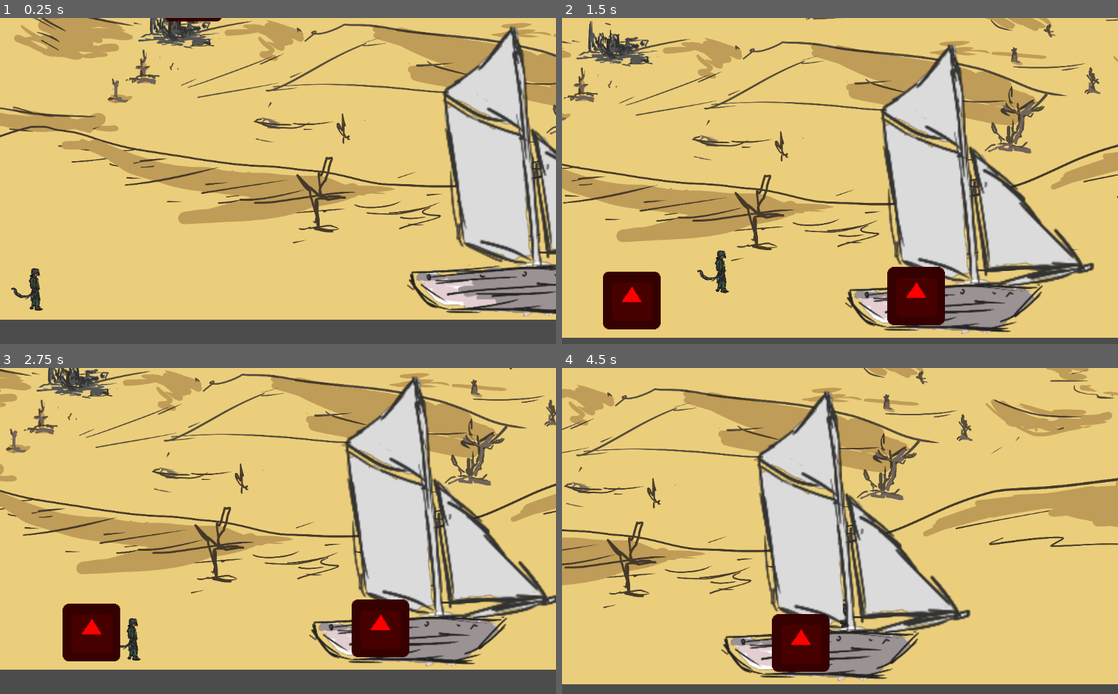
Above: before the commit, frames 1-4 (two rows, left to right).
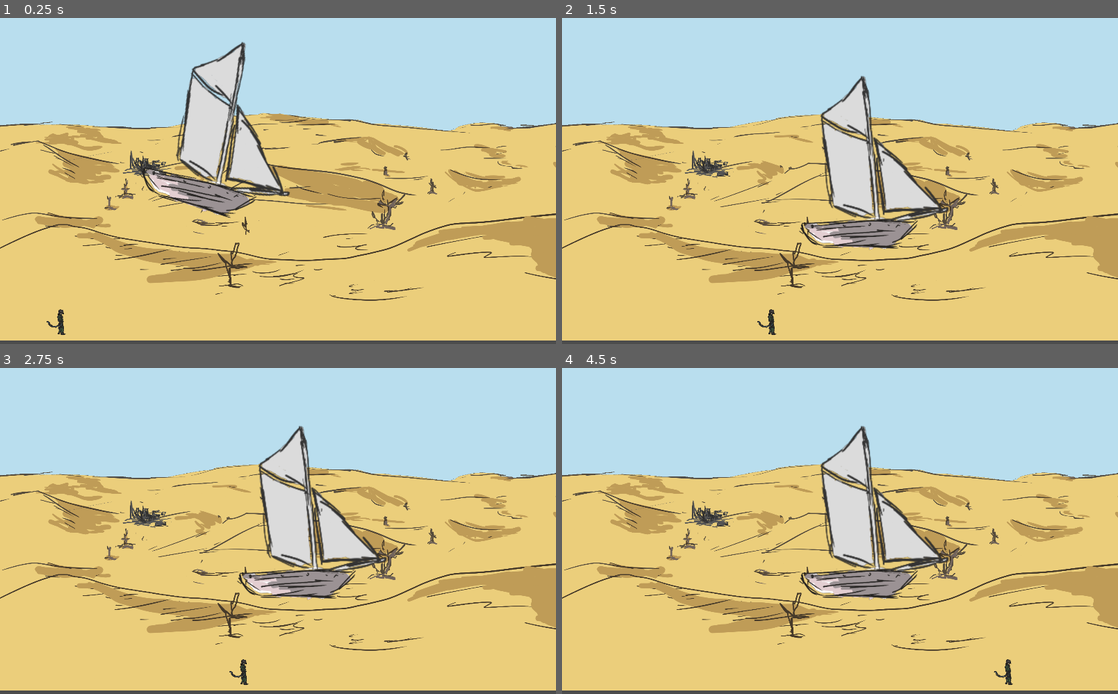
Above: after the commit, the same moments.

Repository: Raidez/through-the-sands-deprecated
Game: Godot game, scene res://scenes/Main.tscn
Two runs of this game, one before a commit and one after it. Both use one fixed random seed, a clock stepped at 60 frames per second and the inputs below. The engine's default icon, where the game draws it, is replaced by a stand-in: a white triangle on a blue panel in a dark square.
Inputs:
- Up to frame 1 (0.25 s): no input
- Up to frame 2 (1.5 s): hold Right (move_right) from 0.53 s (still down); tap Space (jump) at 0.77 s
- Up to frame 3 (2.75 s): tap Space (jump) at 1.52 s; release Right (move_right) at 2.03 s; hold Left (move_left) from 2.03 s (still down)
- Up to frame 4 (4.5 s): release Left (move_left) at 2.78 s; hold Right (move_right) 2.78-4.28 s; tap Space (jump) at 3.02, 3.77 s; hold Left (move_left) from 4.28 s (still down)

The runs differ from the first frame. In frame 1, 64% of the frame differs, in the area x 0-100%, y 0-99%; in frame 2, 68%; in frame 3, 72%; in frame 4, 64%.

Commit message:
- correction du mouvement du bateau

Diff:
--- a/project.godot
+++ b/project.godot
@@ -7,6 +7,22 @@
 ;   param=value ; assign values to parameters
 
 config_version=4
+
+_global_script_classes=[ {
+"base": "KinematicBody2D",
+"class": "Player",
+"language": "GDScript",
+"path": "res://scripts/Player.gd"
+}, {
+"base": "KinematicBody2D",
+"class": "Ship",
+"language": "GDScript",
+"path": "res://scripts/Ship.gd"
+} ]
+_global_script_class_icons={
+"Player": "",
+"Ship": ""
+}
 
 [application]
 
--- a/scenes/Main.tscn
+++ b/scenes/Main.tscn
@@ -4,10 +4,12 @@
 [ext_resource path="res://assets/background.png" type="Texture" id=2]
 [ext_resource path="res://scenes/Ship.tscn" type="PackedScene" id=3]
 [ext_resource path="res://scripts/Camera2D.gd" type="Script" id=4]
-[ext_resource path="res://scenes/Crate.tscn" type="PackedScene" id=5]
 
 [sub_resource type="RectangleShape2D" id=1]
 extents = Vector2( 552.5, 15 )
+
+[sub_resource type="RectangleShape2D" id=2]
+extents = Vector2( 310.486, 10 )
 
 [node name="Main" type="Node2D"]
 
@@ -36,18 +38,22 @@
 position = Vector2( 108, 557 )
 
 [node name="Ship" parent="." instance=ExtResource( 3 )]
-position = Vector2( 663, 422 )
+position = Vector2( 416, 170 )
 
 [node name="Camera2D" type="Camera2D" parent="."]
 visible = false
-current = true
 zoom = Vector2( 0.6, 0.6 )
 script = ExtResource( 4 )
 player_path = NodePath("../Player")
 ship_path = NodePath("../Ship")
 
-[node name="Crate" parent="." instance=ExtResource( 5 )]
-position = Vector2( 601, 182 )
+[node name="StaticBody2D2" type="StaticBody2D" parent="."]
+position = Vector2( 294, 339 )
+rotation = 0.32847
+__meta__ = {
+"_edit_group_": true
+}
 
-[node name="Crate2" parent="." instance=ExtResource( 5 )]
-position = Vector2( 287, 204 )
+[node name="CollisionShape2D" type="CollisionShape2D" parent="StaticBody2D2"]
+position = Vector2( 300.486, 4.57764e-05 )
+shape = SubResource( 2 )
--- a/scenes/Ship.tscn
+++ b/scenes/Ship.tscn
@@ -1,14 +1,14 @@
-[gd_scene load_steps=3 format=2]
+[gd_scene load_steps=4 format=2]
 
 [ext_resource path="res://assets/ship.png" type="Texture" id=1]
+[ext_resource path="res://scripts/Ship.gd" type="Script" id=2]
 
 [sub_resource type="RectangleShape2D" id=1]
 extents = Vector2( 2.54506, 155.957 )
 
-[node name="Ship" type="RigidBody2D"]
+[node name="Ship" type="KinematicBody2D"]
 position = Vector2( 522, 293 )
-mode = 2
-gravity_scale = 10.0
+script = ExtResource( 2 )
 
 [node name="Sprite" type="Sprite" parent="."]
 texture = ExtResource( 1 )
@@ -24,3 +24,13 @@
 
 [node name="CameraPivot" type="Node2D" parent="."]
 position = Vector2( -15, -86 )
+
+[node name="DontPushArea" type="Area2D" parent="."]
+
+[node name="ShipCollision" type="CollisionPolygon2D" parent="DontPushArea"]
+position = Vector2( -1, 2 )
+scale = Vector2( 0.976839, 0.976839 )
+polygon = PoolVector2Array( -135, 116, -133, 129, -126, 140, -114, 152, -94, 157, 28, 159, 75.7546, 113.632 )
+
+[connection signal="body_entered" from="DontPushArea" to="." method="_on_DontPushArea_body_entered"]
+[connection signal="body_exited" from="DontPushArea" to="." method="_on_DontPushArea_body_exited"]
--- a/scripts/Camera2D.gd
+++ b/scripts/Camera2D.gd
@@ -5,8 +5,14 @@
 onready var player = get_node(player_path)
 onready var ship = get_node(ship_path)
 
+const max_distance = 572
+
 func _process(delta):
+	# détermine la position de la caméra entre le bateau et le joueur
 	var a = player.get_node("CameraPivot").global_position
 	var b = ship.get_node("CameraPivot").global_position
-	var center = a.linear_interpolate(b, 0.5)
-	position = center
+	if a.distance_to(b) < max_distance:
+		var center = a.linear_interpolate(b, 0.5)
+		position = center
+	else:
+		position = a
--- a/scripts/Player.gd
+++ b/scripts/Player.gd
@@ -1,4 +1,6 @@
 extends KinematicBody2D
+
+class_name Player
 
 const speed = 350
 const acceleration = 0.09
@@ -21,13 +23,13 @@
 	calculate_velocity(movement, delta)
 
 	# déplacement
-	velocity = move_and_slide(velocity, Vector2.UP, true, 4, 0.785398, false)
+	velocity = move_and_slide(velocity, Vector2.UP, true, 4, PI/4, false)
 	for i in get_slide_count():
 		var collision = get_slide_collision(i)
-		if collision.collider.name == "Ship":
-			move_ship(collision.collider, collision.travel.normalized())
+		if collision.collider is Ship:
+			move_ship(collision.collider, -collision.normal)
 		if collision.collider.is_in_group("crate"):
-			move_crate(collision.collider, collision.travel.normalized())
+			move_crate(collision.collider, -collision.normal)
 
 func get_input():
 	var movement = Vector2.ZERO
@@ -50,14 +52,12 @@
 	# gravité
 	velocity.y += gravity * mass * delta
 
-func move_ship(ship: RigidBody2D, direction: Vector2):
+func move_ship(ship: Ship, direction: Vector2):
 	# déplace le bateau horizontalement
 	direction.y = 0
-	if is_on_wall():
-		ship.apply_central_impulse(direction * push_ship_speed)
+	ship.push(direction * push_ship_speed)
 
 func move_crate(crate: RigidBody2D, direction: Vector2):
 	# déplace la caisse horizontalement
 	direction.y = 0
-	if is_on_wall():
-		crate.apply_central_impulse(direction * push_crate_speed)
+	crate.apply_central_impulse(direction * push_crate_speed)
--- /dev/null
+++ b/scripts/Ship.gd
@@ -0,0 +1,31 @@
+extends KinematicBody2D
+
+class_name Ship
+
+const mass = 20
+
+var velocity: Vector2
+var player_is_inside = false
+var gravity : int = ProjectSettings.get_setting("physics/2d/default_gravity")
+
+func _physics_process(delta):
+	velocity.y += gravity * mass * delta
+	velocity = move_and_slide(velocity, Vector2.UP)
+	for i in get_slide_count():
+		var collision = get_slide_collision(i)
+		var angle = rad2deg(collision.travel.angle())
+		if abs(rotation_degrees - angle) < 30:
+			rotation_degrees = angle
+
+func push(velocity):
+	# on ne peut pas pousser le bateau de l'intérieur
+	if not player_is_inside:
+		move_and_slide(velocity, Vector2.UP)
+
+func _on_DontPushArea_body_entered(body: Node):
+	if body.name == "Player":
+		player_is_inside = true
+
+func _on_DontPushArea_body_exited(body: Node):
+	if body.name == "Player":
+		player_is_inside = false
